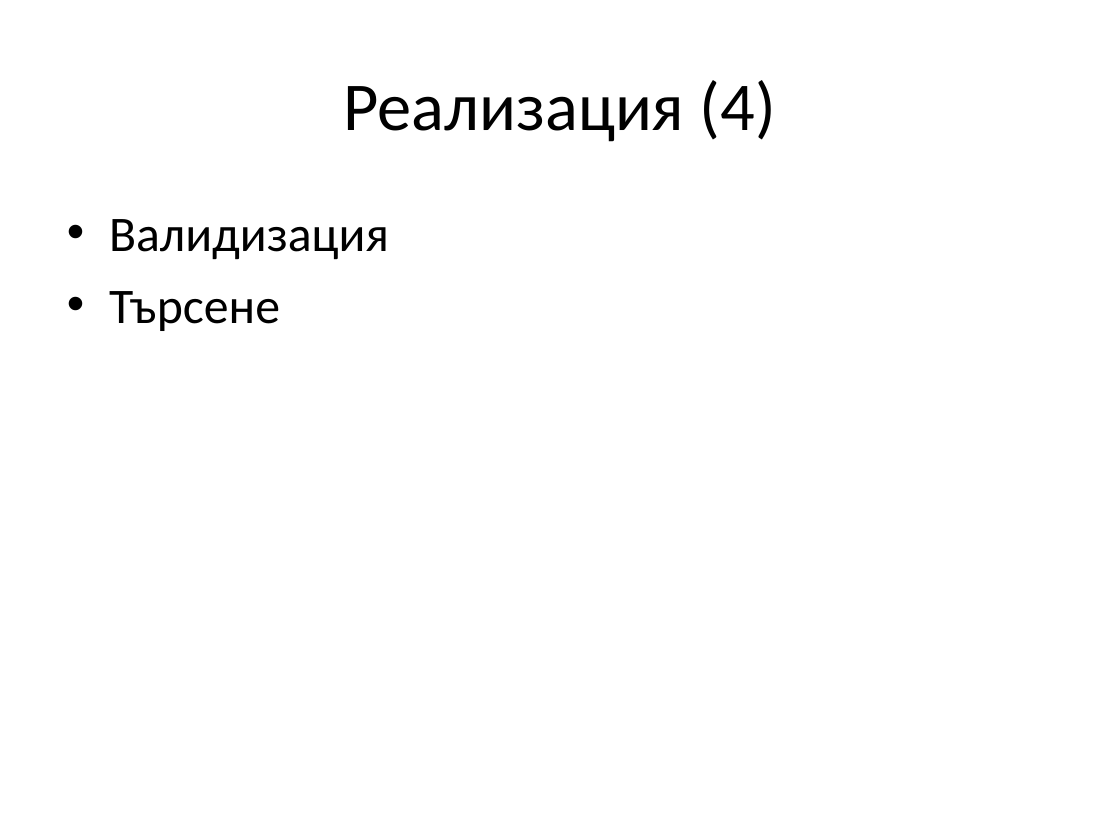
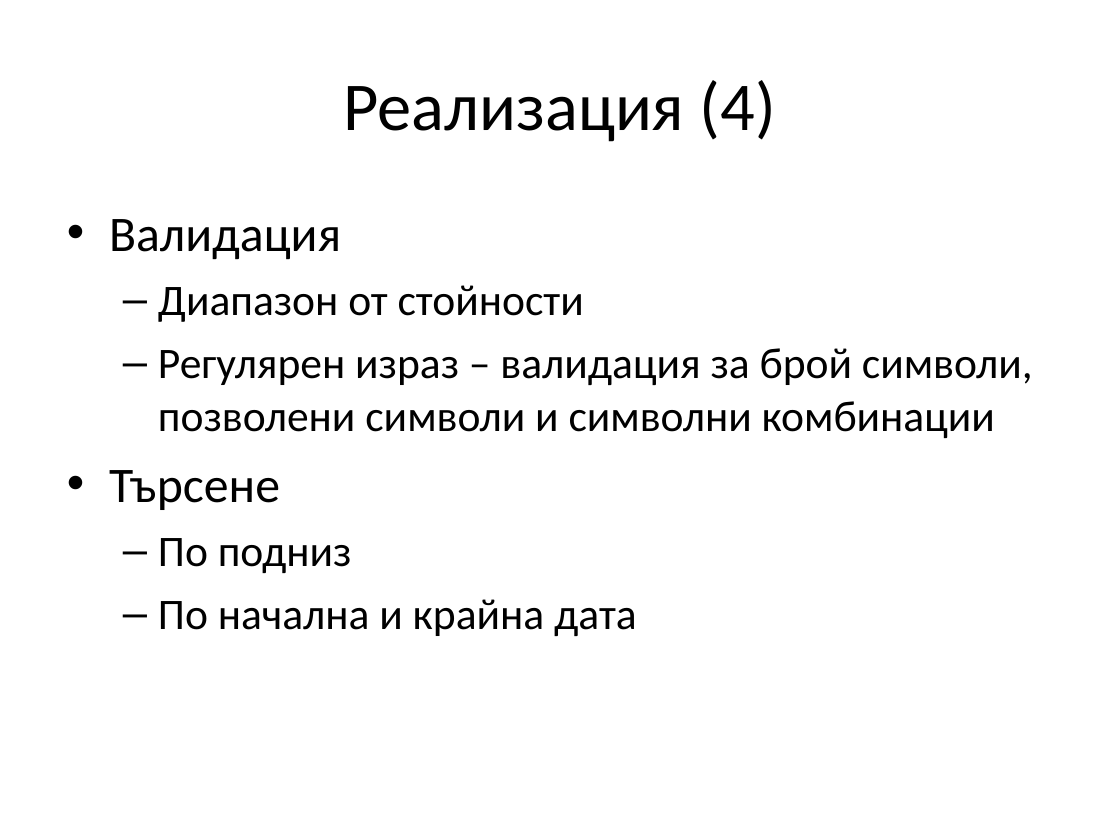
Before and after one commit to jasimcse/team2-strawberry, a slide deck: slide 26 of prezentaciq/venci.ppt (slide 25 before the commit). Drawn at 1120x840 pixels with LibreOffice and Linux fonts; fonts in the diff are those of the drawing. Boxes give left, top, right and bottom in pixels: in the first picture for what was removed or moved away, otherwise in the second. Text is boxed around its words. In the diff, an @@ line names an element or a change of style, - is before the commit and + after.

Commit message:
Добавени "Бизнес роли" и допълнена "Реализация (4)"

```diff
--- a/prezentaciq/venci.ppt
+++ b/prezentaciq/venci.ppt
@@ text at [109, 219, 1033, 438]: text changed; size 32 to 28 pt @@
-• Валидизация
+• Валидация
+  – Диапазон от стойности
+  – Регулярен израз – валидация за брой символи, позволени символи и символни комбинации
@@ text at [158, 538, 637, 636]: paragraphs added @@
+  – По подниз
+  – По начална и крайна дата
```
Also in this commit, not shown: 1 slide added.
